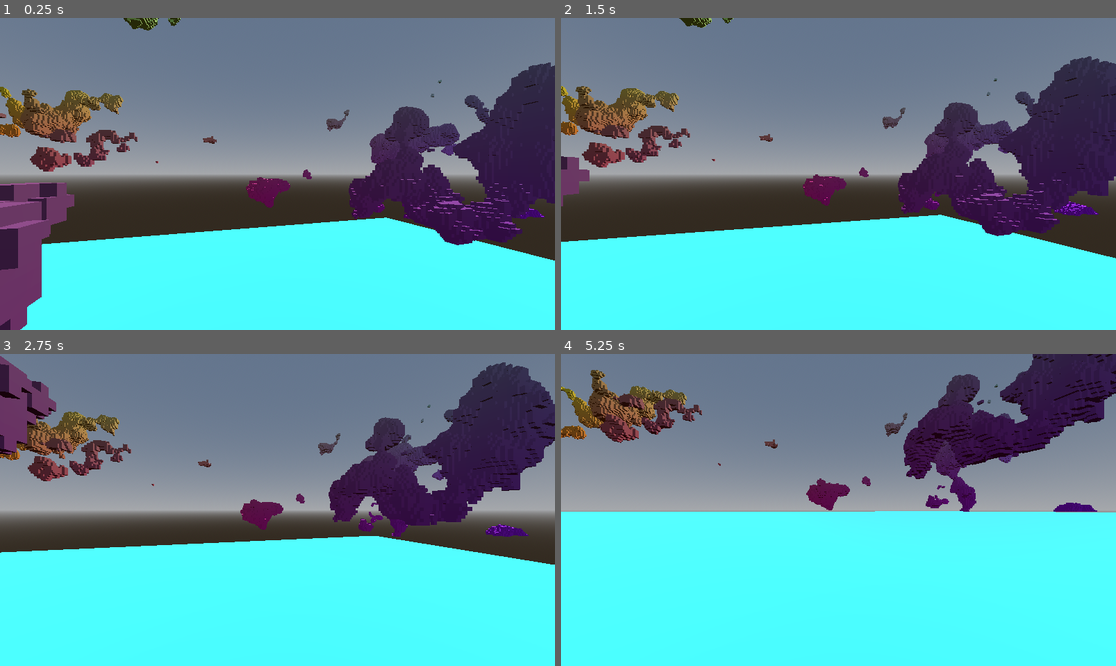
Above: before the commit, frames 1-4 (two rows, left to right).
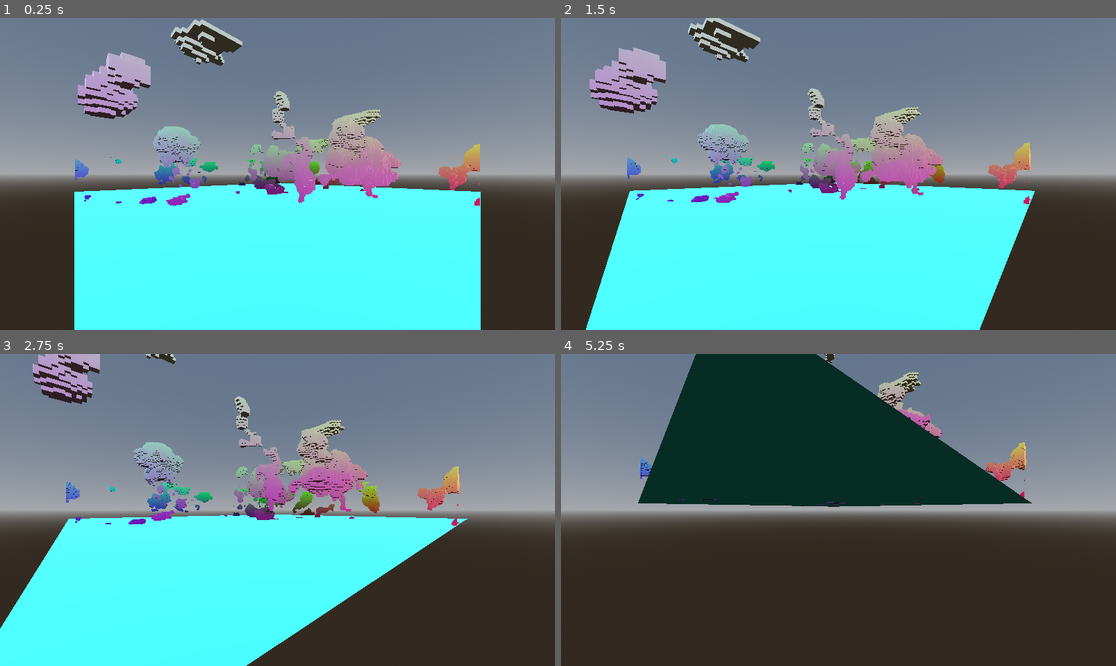
Above: after the commit, the same moments.

Repository: rbxStardev/noise-test
Game: Godot game, scene res://main_scene.tscn
Two runs of this game, one before a commit and one after it. Both use one fixed random seed, a clock stepped at 60 frames per second and the inputs below.
Inputs (mouse positions are in pixels of both pictures, inside the frame that each line leads up to):
- Up to frame 1 (0.25 s): no input
- Up to frame 2 (1.5 s): tap Enter (ui_accept) at 0.5, 0.77 s; move the mouse to (960, 158) at 0.52 s; hold D (Right) 0.53-1.28 s; tap F (Fly) at 0.6, 1.35 s; click (960, 158) at 0.67 s; move the mouse to (727, 189) at 1.27 s; hold S (Down) from 1.28 s (still down); click (727, 189) at 1.42 s
- Up to frame 3 (2.75 s): tap Enter (ui_accept) at 1.52 s; move the mouse to (333, 441) at 2.02 s; release S (Down) at 2.03 s; hold D (Right) from 2.03 s (still down); hold Shift from 2.03 s (still down); click (333, 441) at 2.17 s; tap F (Fly) at 2.3 s
- Up to frame 4 (5.25 s): move the mouse to (810, 572) at 2.77 s; release D (Right) at 2.78 s; release Shift at 2.78 s; hold W (Up) 2.78-3.53 s; tap F (Fly) at 2.85, 3.6, 4.55, 5.1 s; click (810, 572) at 2.92 s; tap Enter (ui_accept) at 3.02, 3.77, 4.52 s; move the mouse to (1005, 556) at 3.52 s; hold A (Left) 3.53-5.03 s; click (1005, 556) at 3.67 s; move the mouse to (672, 463) at 4.27 s; tap Shift at 4.35 s; click (672, 463) at 4.42 s; move the mouse to (866, 510) at 5.02 s; hold S (Down) from 5.03 s (still down); click (866, 510) at 5.17 s

The runs differ from the first frame. In frame 1, 39% of the frame differs, in the area x 0-100%, y 0-100%; in frame 2, 39%; in frame 3, 44%; in frame 4, 83%.

Commit message:
improved FPS because colors rgb 67
Occlusion culling based on adjacent faces basically (and better world gen and indexing using dictionaries instead of arrays)

Diff:
--- a/main_scene.gd
+++ b/main_scene.gd
@@ -4,49 +4,35 @@
 @export_range(-1, 1, 0.01) var cutoff: float = 0.5
 @export var noise: FastNoiseLite
 
-@onready var default_cube: CSGBox3D = $DefaultCube
-@onready var multi_mesh_instance_3d: MultiMeshInstance3D = $MultiMeshInstance3D
+@onready var mesh_instance_3d: MeshInstance3D = $MeshInstance3D
 
-var data: Array[Vector3] = []
+var count: int = 0
+var data: Dictionary[Vector3, Color] = {}
 
 func  _ready() -> void:
 	randomize()
 	if !noise:
 		noise = FastNoiseLite.new()
-	noise.seed = randi()
+
 	var gen_start_time = Time.get_ticks_usec()
+	print_debug("Generating world... World Size: \nx: %s \ny: %s \nz: %s" % [world_size.x, world_size.y, world_size.z])
 
-	Performance.add_custom_monitor("game/cubes", func(): return data.size())
+	Performance.add_custom_monitor("game/cubes", func(): return count)
 
 	for x in range(-world_size.x / 2, world_size.x / 2):
 		for y in range(world_size.y):
 			for z in range(-world_size.z / 2, world_size.z / 2):
 				var random = noise.get_noise_3d(x, y, z)
 				if random > cutoff:
-					data.append(Vector3(x, y, z))
-					#var cube = default_cube.duplicate()
-					#cube.position = Vector3(x, y, z)
-					#var normalized_x = (x + world_size.x / 2) / world_size.x
-					#var normalized_y = y / world_size.y
-					#var normalized_z = (z + world_size.z / 2) / world_size.z
-					#var color = Color(normalized_x, normalized_y, normalized_z)
-					#cube.material = cube.material.duplicate()
-					#cube.material.albedo_color = color
-					#
-					#add_child(cube)
-					#
-					#cubes += 1
+					var normalized_x = (x + world_size.x / 2) / world_size.x
+					var normalized_y = y / world_size.y
+					var normalized_z = (z + world_size.z / 2) / world_size.z
+					var color = Color(normalized_x, normalized_y, normalized_z)
+					data[Vector3(x, y, z)] = color
+					count += 1
+
 	var gen_end_time = Time.get_ticks_usec()
 	var gen_time = (gen_end_time - gen_start_time) / 1000000.0
-	print_debug("Blocks in world: %s\nGen Time: %s" % [data.size(), gen_time])
-	default_cube.queue_free()
+	print_debug("Gen Time: %s \nBlocks in world: %s" % [gen_time, count])
 
-	multi_mesh_instance_3d.multimesh.instance_count = data.size()
-
-	for i in range(multi_mesh_instance_3d.multimesh.instance_count):
-		multi_mesh_instance_3d.multimesh.set_instance_transform(i, Transform3D(Basis(), data[i]))
-		var normalized_x = (data[i].x + world_size.x / 2) / world_size.x
-		var normalized_y = data[i].y / world_size.y
-		var normalized_z = (data[i].z + world_size.z / 2) / world_size.z
-		var color = Color(normalized_x, normalized_y, normalized_z)
-		multi_mesh_instance_3d.multimesh.set_instance_color(i, color)
+	mesh_instance_3d.generate_mesh(data)
--- a/main_scene.tscn
+++ b/main_scene.tscn
@@ -1,9 +1,8 @@
-[gd_scene load_steps=12 format=3 uid="uid://bvu2t535ahbdb"]
+[gd_scene load_steps=10 format=3 uid="uid://bvu2t535ahbdb"]
 
 [ext_resource type="Script" uid="uid://cyeug2ivfucwh" path="res://main_scene.gd" id="1_0f027"]
 [ext_resource type="PackedScene" uid="uid://bsvh0jg1b5grs" path="res://player.tscn" id="2_2c62f"]
-
-[sub_resource type="FastNoiseLite" id="FastNoiseLite_2c62f"]
+[ext_resource type="Script" uid="uid://dilu7b083c4ea" path="res://mesh_instance_3d.gd" id="3_gyfs4"]
 
 [sub_resource type="ProceduralSkyMaterial" id="ProceduralSkyMaterial_0f027"]
 
@@ -14,44 +13,37 @@
 background_mode = 2
 sky = SubResource("Sky_2c62f")
 
-[sub_resource type="StandardMaterial3D" id="StandardMaterial3D_2c62f"]
-
 [sub_resource type="StandardMaterial3D" id="StandardMaterial3D_gyfs4"]
 albedo_color = Color(0.27058825, 1, 1, 1)
 
-[sub_resource type="StandardMaterial3D" id="StandardMaterial3D_d5x1h"]
+[sub_resource type="ArrayMesh" id="ArrayMesh_d5x1h"]
+
+[sub_resource type="StandardMaterial3D" id="StandardMaterial3D_2c62f"]
 vertex_color_use_as_albedo = true
-
-[sub_resource type="BoxMesh" id="BoxMesh_8mm7a"]
-material = SubResource("StandardMaterial3D_d5x1h")
-
-[sub_resource type="MultiMesh" id="MultiMesh_hq1ik"]
-transform_format = 1
-use_colors = true
-mesh = SubResource("BoxMesh_8mm7a")
 
 [node name="MainScene" type="Node3D"]
 script = ExtResource("1_0f027")
-world_size = Vector3(512, 128, 512)
-noise = SubResource("FastNoiseLite_2c62f")
+world_size = Vector3(512, 64, 512)
 
 [node name="WorldEnvironment" type="WorldEnvironment" parent="."]
 environment = SubResource("Environment_gyfs4")
 
-[node name="DefaultCube" type="CSGBox3D" parent="."]
-use_collision = true
-material = SubResource("StandardMaterial3D_2c62f")
-
 [node name="DirectionalLight3D" type="DirectionalLight3D" parent="."]
 transform = Transform3D(0.6516484, -0.5824456, 0.48591292, -2.9802322e-08, 0.6406057, 0.76786995, -0.75852114, -0.5003813, 0.41744965, 8.579981, 8.380213, 3.2743466)
 
-[node name="CSGBox3D" type="CSGBox3D" parent="."]
+[node name="Floor" type="CSGBox3D" parent="."]
 use_collision = true
-size = Vector3(256, 0, 256)
+size = Vector3(512, 0, 512)
 material = SubResource("StandardMaterial3D_gyfs4")
 
 [node name="Player" parent="." instance=ExtResource("2_2c62f")]
-transform = Transform3D(-0.28911534, 0, -0.9572943, 0, 1, 0, 0.9572943, 0, -0.28911534, 0, 34.502277, 0)
+transform = Transform3D(0.70710677, 0, 0.70710677, 0, 1, 0, -0.70710677, 0, 0.70710677, 256, 32, 256)
 
-[node name="MultiMeshInstance3D" type="MultiMeshInstance3D" parent="."]
-multimesh = SubResource("MultiMesh_hq1ik")
+[node name="MeshInstance3D" type="MeshInstance3D" parent="."]
+mesh = SubResource("ArrayMesh_d5x1h")
+script = ExtResource("3_gyfs4")
+material = SubResource("StandardMaterial3D_2c62f")
+
+[node name="StaticBody3D" type="StaticBody3D" parent="MeshInstance3D"]
+
+[node name="CollisionShape3D" type="CollisionShape3D" parent="MeshInstance3D/StaticBody3D"]
--- /dev/null
+++ b/mesh_instance_3d.gd
@@ -0,0 +1,98 @@
+extends MeshInstance3D
+
+@export var material: Material
+
+@onready var collision_shape_3d: CollisionShape3D = $StaticBody3D/CollisionShape3D
+
+enum Face{BOTTOM, FRONT, RIGHT, TOP, LEFT, BACK}
+
+var surface_array: Array = []
+var vertices = PackedVector3Array()
+var normals = PackedVector3Array()
+var colors = PackedColorArray()
+
+var cube_vertices: Array[Vector3] = [
+	Vector3(-0.5, -0.5, 0.5),
+	Vector3(0.5, -0.5, 0.5),
+	Vector3(0.5, -0.5, -0.5),
+	Vector3(-0.5, -0.5, -0.5),
+	Vector3(-0.5, 0.5, 0.5),
+	Vector3(0.5, 0.5, 0.5),
+	Vector3(0.5, 0.5, -0.5),
+	Vector3(-0.5, 0.5, -0.5),
+]
+
+var face_indices: Dictionary[Face, Array] = {
+	Face.FRONT: [[0, 4, 5], [0, 5, 1]],
+	Face.BACK: [[2, 6, 7], [2, 7, 3]],
+	Face.LEFT: [[3, 7, 4], [3, 4, 0]],
+	Face.RIGHT: [[1, 5, 6], [1, 6, 2]],
+	Face.BOTTOM: [[3, 0, 1], [3, 1, 2]],
+	Face.TOP: [[4, 7, 6], [4, 6, 5]],
+}
+
+var face_normals: Dictionary[Face, Vector3] = {
+	Face.FRONT: Vector3(0, 0, 1),
+	Face.BACK: Vector3(0, 0, -1),
+	Face.LEFT: Vector3(-1, 0, 0),
+	Face.RIGHT: Vector3(1, 0, 0),
+	Face.BOTTOM: Vector3(0, -1, 0),
+	Face.TOP: Vector3(0, 1, 0),
+}
+
+var face_colors: Dictionary[Face, Color] = {
+	Face.BOTTOM: Color.ORANGE,
+	Face.FRONT: Color.RED,
+	Face.RIGHT: Color.GREEN,
+	Face.TOP: Color.BLUE,
+	Face.LEFT: Color.YELLOW,
+	Face.BACK: Color.PURPLE,
+}
+
+func _ready() -> void:
+	surface_array.resize(Mesh.ARRAY_MAX)
+
+func generate_mesh(data: Dictionary[Vector3, Color]) -> void:
+	for target_position in data:
+		for face_name in Face:
+			var face = Face[face_name]
+			if not has_neighbour(data, face, target_position):
+				var color = data[target_position]
+				add_face(face, target_position, color)
+		#add_face(Face.FRONT, target_position)
+		#add_face(Face.BACK, target_position)
+		#add_face(Face.LEFT, target_position)
+		#add_face(Face.RIGHT, target_position)
+		#add_face(Face.TOP, target_position)
+		#add_face(Face.BOTTOM, target_position)
+	commit_mesh()
+
+
+func has_neighbour(data: Dictionary[Vector3, Color], face: Face, target_position: Vector3) -> bool:
+	var neighbour_position = target_position + face_normals[face]
+	if data.has(neighbour_position):
+		return true
+	else:
+		return false
+
+
+func add_face(face: Face, target_pos: Vector3, color: Color) -> void:
+	var indices = face_indices[face]
+	for triangle in indices:
+		for index in triangle:
+			vertices.append(cube_vertices[index] + target_pos)
+			normals.append(face_normals[face])
+			colors.append(color)
+
+func commit_mesh() -> void:
+	if mesh == null:
+		mesh = ArrayMesh.new()
+
+	surface_array[Mesh.ARRAY_VERTEX] = vertices
+	surface_array[Mesh.ARRAY_NORMAL] = normals
+	surface_array[Mesh.ARRAY_COLOR] = colors
+
+	mesh.add_surface_from_arrays(Mesh.PRIMITIVE_TRIANGLES, surface_array)
+	mesh.surface_set_material(0, material)
+
+	collision_shape_3d.shape = mesh.create_trimesh_shape()
--- a/player.gd
+++ b/player.gd
@@ -42,10 +42,8 @@
 	if event is InputEventMouseButton:
 		if event.button_index == MOUSE_BUTTON_WHEEL_UP and event.pressed:
 			velocidade_atual = min(velocidade_atual + incremento_velocidade, velocidade_max)
-			print("Velocidade: %.1f" % velocidade_atual)
 		elif event.button_index == MOUSE_BUTTON_WHEEL_DOWN and event.pressed:
 			velocidade_atual = max(velocidade_atual - incremento_velocidade, velocidade_min)
-			print("Velocidade: %.1f" % velocidade_atual)
 
 func _unhandled_input(event: InputEvent) -> void:
 	# Rotação da câmera apenas quando o mouse está capturado
@@ -67,7 +65,6 @@
 	# Toggle fly mode
 	if Input.is_action_just_pressed("Fly"):
 		fly_mode = !fly_mode
-		print("Fly Mode: ", "ATIVADO" if fly_mode else "DESATIVADO")
 
 	if fly_mode:
 		# Modo fly - movimento livre sem gravidade e colisão
--- a/player.tscn
+++ b/player.tscn
@@ -8,8 +8,9 @@
 
 [node name="Player" type="CharacterBody3D"]
 script = ExtResource("1_4flbx")
-velocidade_base = 7.0
-velocidade_max = 32.0
+velocidade_base = 16.0
+velocidade_min = 16.0
+velocidade_max = 64.0
 desaceleracao = 20.0
 mouse_sensitivity = 0.01
 
Not shown, added: mesh_instance_3d.gd.uid
